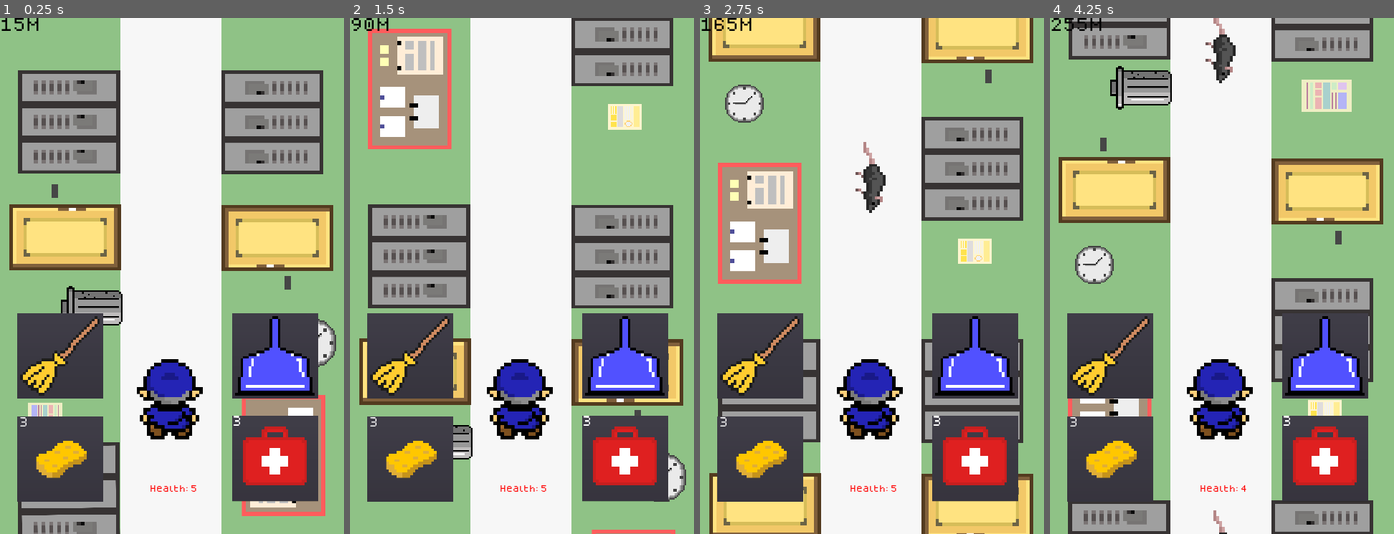
Above: before the commit, frames 1-4 (left to right).
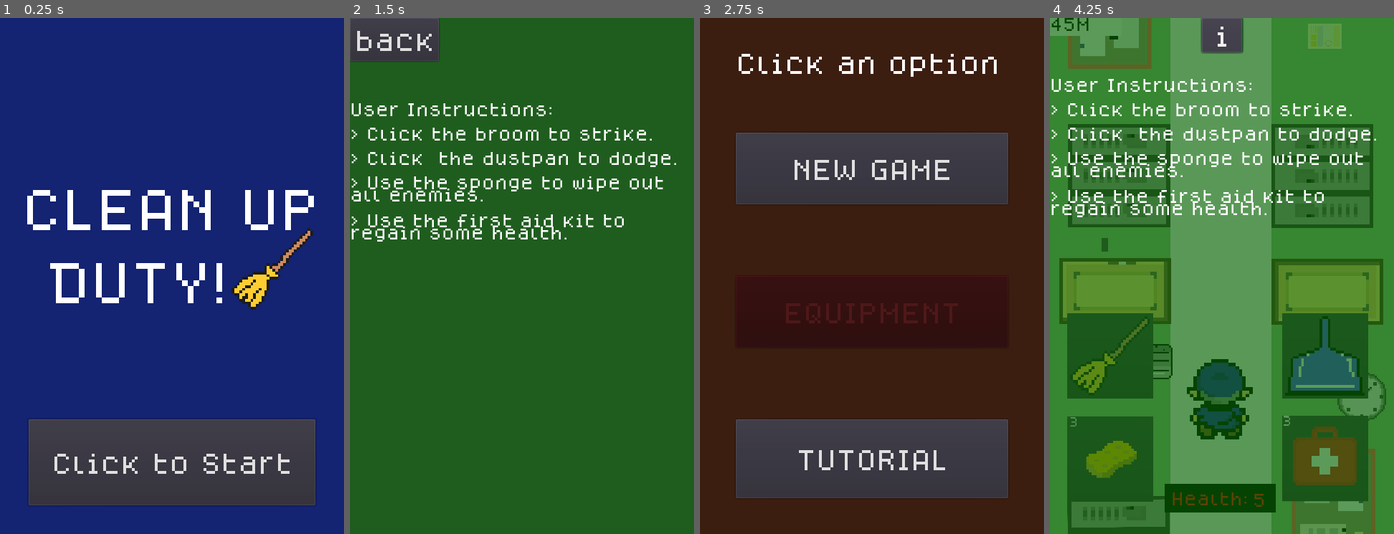
Above: after the commit, the same moments.

Repository: TheBroham7/Project-Sweep
Game: Godot game, scene res://scenes/title_screen.tscn
Same seed, same stepped clock (60 frames per second), same inputs: the game is played once before the commit and once after it. Before the commit the project starts from res://scenes/main.tscn.
Inputs (mouse positions are in pixels of both pictures, inside the frame that each line leads up to):
- Up to frame 1 (0.25 s): no input
- Up to frame 2 (1.5 s): click (522, 461) at 0.5 s, where only the run after the commit has a clickable "Click to Start"; click (522, 456) at 1.25 s, where only the run after the commit has a clickable "TUTORIAL"
- Up to frame 3 (2.75 s): click (744, 38) at 2 s, where only the run after the commit has a clickable "back"
- Up to frame 4 (4.25 s): click (1222, 167) at 2.75 s, where only the run after the commit has a clickable "NEW GAME"; click (1222, 33) at 3.5 s, where only the run after the commit has a clickable "i"

The runs differ from the first frame. In frame 1, 93% of the frame differs, in the area x 0-100%, y 0-100%; in frame 2, 98%; in frame 3, 94%; in frame 4, 99%.

Commit message:
menu-screens
added a title screen and music, added a menu screen, added a pause button, added boss music and fixed the distance requirement

Diff:
--- /dev/null
+++ b/Tutorial.gd
@@ -0,0 +1,7 @@
+extends Control
+
+func _ready():
+	$MenuMusic.play()
+
+func _on_Button_pressed():
+	get_tree().change_scene("res://scenes/main_menu.tscn")
--- a/project.godot
+++ b/project.godot
@@ -11,13 +11,17 @@
 [application]
 
 config/name="project_sweep"
-run/main_scene="res://scenes/main.tscn"
+run/main_scene="res://scenes/title_screen.tscn"
 
 [display]
 
 window/size/width=480
 window/size/height=720
 window/dpi/allow_hidpi=true
+
+[global]
+
+main=false
 
 [gui]
 
--- a/scenes/HUD.tscn
+++ b/scenes/HUD.tscn
@@ -4,7 +4,7 @@
 [ext_resource path="res://scripts/HUD.gd" type="Script" id=3]
 
 [sub_resource type="DynamicFont" id=2]
-size = 10
+size = 20
 font_data = ExtResource( 1 )
 
 [sub_resource type="DynamicFont" id=1]
@@ -17,23 +17,33 @@
 [node name="HealthBar" type="Position2D" parent="."]
 position = Vector2( -180, 650 )
 
-[node name="HealthLabel" type="Label" parent="HealthBar"]
-margin_left = 389.0
-margin_top = 2.0
-margin_right = 477.0
-margin_bottom = 16.0
+[node name="ColorRect" type="ColorRect" parent="HealthBar"]
+margin_left = 340.0
+margin_right = 495.0
+margin_bottom = 40.0
+color = Color( 0, 0, 0, 1 )
+
+[node name="HealthLabel" type="Label" parent="HealthBar/ColorRect"]
+margin_left = 9.0
+margin_top = 12.0
+margin_right = 127.0
+margin_bottom = 28.0
 custom_fonts/font = SubResource( 2 )
 text = "Health: "
 
-[node name="HealthNumber" type="Label" parent="HealthBar"]
-margin_left = 446.0
-margin_top = 2.0
-margin_right = 534.0
-margin_bottom = 16.0
+[node name="HealthNumber" type="Label" parent="HealthBar/ColorRect"]
+margin_left = 123.0
+margin_top = 14.0
+margin_right = 211.0
+margin_bottom = 30.0
 custom_fonts/font = SubResource( 2 )
 text = "5"
 
-[node name="Distance" type="Label" parent="."]
+[node name="ColorRect" type="ColorRect" parent="."]
+margin_right = 100.0
+margin_bottom = 25.0
+
+[node name="Distance" type="Label" parent="ColorRect"]
 margin_right = 74.0
 margin_bottom = 39.0
 custom_fonts/font = SubResource( 1 )
--- /dev/null
+++ b/scenes/Tutorial.tscn
@@ -0,0 +1,55 @@
+[gd_scene load_steps=6 format=2]
+
+[ext_resource path="res://assets/fonts/dogica/OTF/dogicapixel.otf" type="DynamicFontData" id=1]
+[ext_resource path="res://Tutorial.gd" type="Script" id=2]
+[ext_resource path="res://assets/music/menu_music.mp3" type="AudioStream" id=3]
+
+[sub_resource type="DynamicFont" id=2]
+size = 20
+font_data = ExtResource( 1 )
+
+[sub_resource type="DynamicFont" id=1]
+size = 32
+font_data = ExtResource( 1 )
+
+[node name="Tutorial" type="Control"]
+anchor_right = 1.0
+anchor_bottom = 1.0
+script = ExtResource( 2 )
+
+[node name="Background" type="ColorRect" parent="."]
+margin_right = 480.0
+margin_bottom = 720.0
+color = Color( 0.0352941, 0.403922, 0.0235294, 0.658824 )
+
+[node name="RichTextLabel" type="RichTextLabel" parent="Background"]
+margin_right = 476.0
+margin_bottom = 4142.0
+custom_fonts/normal_font = SubResource( 2 )
+text = "
+
+
+
+
+
+
+User Instructions:
+
+> Click the broom to strike.
+
+> Click  the dustpan to dodge.
+
+> Use the sponge to wipe out all enemies.
+
+> Use the first aid kit to regain some health. "
+
+[node name="Button" type="Button" parent="Background"]
+margin_right = 120.0
+margin_bottom = 60.0
+custom_fonts/font = SubResource( 1 )
+text = "back"
+
+[node name="MenuMusic" type="AudioStreamPlayer" parent="."]
+stream = ExtResource( 3 )
+
+[connection signal="pressed" from="Background/Button" to="." method="_on_Button_pressed"]
--- a/scenes/broom.tscn
+++ b/scenes/broom.tscn
@@ -4,6 +4,7 @@
 [ext_resource path="res://scripts/broom.gd" type="Script" id=2]
 
 [node name="Sprite" type="Sprite"]
+position = Vector2( 246, 246 )
 scale = Vector2( 0.1, 0.1 )
 texture = ExtResource( 1 )
 script = ExtResource( 2 )
--- a/scenes/main.tscn
+++ b/scenes/main.tscn
@@ -10,6 +10,10 @@
 [ext_resource path="res://assets/fonts/dogica/OTF/dogicapixel.otf" type="DynamicFontData" id=8]
 
 [sub_resource type="DynamicFont" id=1]
+size = 32
+font_data = ExtResource( 8 )
+
+[sub_resource type="DynamicFont" id=2]
 size = 20
 font_data = ExtResource( 8 )
 
@@ -46,23 +50,39 @@
 [node name="CanvasLayer" type="CanvasLayer" parent="."]
 layer = 100
 
-[node name="Pause" type="Control" parent="CanvasLayer"]
+[node name="Button" type="Button" parent="CanvasLayer"]
+pause_mode = 2
+anchor_left = 0.5
+anchor_right = 0.5
+margin_left = -28.5
+margin_right = 28.5
+margin_bottom = 48.0
+custom_fonts/font = SubResource( 1 )
+text = "i"
+
+[node name="Pause" type="Control" parent="CanvasLayer/Button"]
 pause_mode = 2
 visible = false
-margin_right = 486.0
+margin_left = -211.5
+margin_right = 274.5
 margin_bottom = 4123.0
 script = ExtResource( 7 )
 
-[node name="Background" type="ColorRect" parent="CanvasLayer/Pause"]
+[node name="Background" type="ColorRect" parent="CanvasLayer/Button/Pause"]
 margin_right = 499.0
 margin_bottom = 4169.0
 color = Color( 0.0352941, 0.403922, 0.0235294, 0.658824 )
 
-[node name="RichTextLabel" type="RichTextLabel" parent="CanvasLayer/Pause/Background"]
+[node name="RichTextLabel" type="RichTextLabel" parent="CanvasLayer/Button/Pause/Background"]
 margin_right = 476.0
 margin_bottom = 4142.0
-custom_fonts/normal_font = SubResource( 1 )
-text = "User Instructions:
+custom_fonts/normal_font = SubResource( 2 )
+text = "
+
+
+
+
+User Instructions:
 
 > Click the broom to strike.
 
@@ -70,9 +90,14 @@
 
 > Use the sponge to wipe out all enemies.
 
-> Use the first aid kit to regain some health.
+> Use the first aid kit to regain some health. "
 
-press p to continue playing!"
+[node name="button_dupe" type="Button" parent="CanvasLayer/Button/Pause"]
+margin_left = 212.0
+margin_right = 268.0
+margin_bottom = 48.0
+custom_fonts/font = SubResource( 1 )
+text = "i"
 
 [connection signal="body_entered" from="Player" to="Player" method="_on_Player_body_entered"]
 [connection signal="game_over" from="Player" to="." method="_on_Player_game_over"]
@@ -86,3 +111,7 @@
 [connection signal="block" from="weapon_buttons" to="Player" method="_on_weapon_buttons_block"]
 [connection signal="broom" from="weapon_buttons" to="Player" method="_on_weapon_buttons_broom"]
 [connection signal="swing" from="weapon_buttons" to="Player" method="_on_weapon_buttons_swing"]
+[connection signal="pressed" from="CanvasLayer/Button" to="CanvasLayer/Button/Pause" method="_on_Button_pressed"]
+[connection signal="pressed" from="CanvasLayer/Button/Pause/button_dupe" to="CanvasLayer/Button/Pause" method="_on_button_dupe_pressed"]
+
+[editable path="SchoolBackground"]
--- /dev/null
+++ b/scenes/main_menu.gd
@@ -0,0 +1,10 @@
+extends Control
+
+func _ready():
+	$MenuMusic.play()
+
+func _on_new_game_pressed():
+	get_tree().change_scene("res://scenes/main.tscn")
+
+func _on_tutorial_pressed():
+	get_tree().change_scene("res://scenes/Tutorial.tscn")
--- /dev/null
+++ b/scenes/main_menu.tscn
@@ -0,0 +1,59 @@
+[gd_scene load_steps=5 format=2]
+
+[ext_resource path="res://assets/fonts/dogica/OTF/dogicapixel.otf" type="DynamicFontData" id=1]
+[ext_resource path="res://scenes/main_menu.gd" type="Script" id=2]
+[ext_resource path="res://assets/music/menu_music.mp3" type="AudioStream" id=3]
+
+[sub_resource type="DynamicFont" id=1]
+size = 32
+font_data = ExtResource( 1 )
+
+[node name="main_menu" type="Control"]
+anchor_right = 1.0
+anchor_bottom = 1.0
+script = ExtResource( 2 )
+
+[node name="ColorRect" type="ColorRect" parent="."]
+margin_right = 480.0
+margin_bottom = 720.0
+color = Color( 0.239216, 0.121569, 0.0705882, 1 )
+
+[node name="new_game" type="Button" parent="."]
+margin_left = 50.0
+margin_top = 160.0
+margin_right = 430.0
+margin_bottom = 260.0
+custom_fonts/font = SubResource( 1 )
+text = "NEW GAME"
+
+[node name="equipment" type="Button" parent="."]
+modulate = Color( 0.827451, 0.258824, 0.258824, 1 )
+margin_left = 50.0
+margin_top = 360.0
+margin_right = 430.0
+margin_bottom = 460.0
+custom_fonts/font = SubResource( 1 )
+disabled = true
+text = "EQUIPMENT"
+
+[node name="tutorial" type="Button" parent="."]
+margin_left = 50.0
+margin_top = 560.0
+margin_right = 430.0
+margin_bottom = 670.0
+custom_fonts/font = SubResource( 1 )
+text = "TUTORIAL"
+
+[node name="Label" type="Label" parent="."]
+margin_left = 50.0
+margin_top = 50.0
+margin_right = 430.0
+margin_bottom = 100.0
+custom_fonts/font = SubResource( 1 )
+text = "Click an option"
+
+[node name="MenuMusic" type="AudioStreamPlayer" parent="."]
+stream = ExtResource( 3 )
+
+[connection signal="pressed" from="new_game" to="." method="_on_new_game_pressed"]
+[connection signal="pressed" from="tutorial" to="." method="_on_tutorial_pressed"]
--- a/scenes/player.tscn
+++ b/scenes/player.tscn
@@ -76,5 +76,8 @@
 [node name="Damage" type="AudioStreamPlayer" parent="."]
 stream = ExtResource( 15 )
 
+[node name="broom_spawn" type="Position2D" parent="."]
+position = Vector2( -424.444, -437.778 )
+
 [connection signal="dead" from="." to="." method="_on_Player_dead"]
 [connection signal="timeout" from="AnimationTimer" to="." method="_on_AnimationTimer_timeout"]
--- a/scenes/school_background.tscn
+++ b/scenes/school_background.tscn
@@ -12,6 +12,7 @@
 [ext_resource path="res://assets/background/poster_3.png" type="Texture" id=10]
 [ext_resource path="res://scripts/SchoolBackground.gd" type="Script" id=11]
 [ext_resource path="res://assets/music/school_music.mp3" type="AudioStream" id=12]
+[ext_resource path="res://assets/music/boss_music.mp3" type="AudioStream" id=13]
 
 [node name="SchoolBackground" type="ParallaxBackground"]
 script = ExtResource( 11 )
@@ -260,3 +261,6 @@
 
 [node name="Music" type="AudioStreamPlayer" parent="."]
 stream = ExtResource( 12 )
+
+[node name="BossMusic" type="AudioStreamPlayer" parent="."]
+stream = ExtResource( 13 )
--- /dev/null
+++ b/scenes/title_screen.gd
@@ -0,0 +1,7 @@
+extends ColorRect
+
+func _ready():
+	$MenuMusic.play()
+
+func _on_clickable_pressed():
+	get_tree().change_scene("res://scenes/main_menu.tscn")
--- /dev/null
+++ b/scenes/title_screen.tscn
@@ -0,0 +1,51 @@
+[gd_scene load_steps=7 format=2]
+
+[ext_resource path="res://assets/fonts/dogica/OTF/dogicapixel.otf" type="DynamicFontData" id=1]
+[ext_resource path="res://scenes/title_screen.gd" type="Script" id=2]
+[ext_resource path="res://assets/weapons/weapon_broom.png" type="Texture" id=3]
+[ext_resource path="res://assets/music/menu_music.mp3" type="AudioStream" id=4]
+
+[sub_resource type="DynamicFont" id=1]
+size = 32
+font_data = ExtResource( 1 )
+
+[sub_resource type="DynamicFont" id=2]
+size = 64
+font_data = ExtResource( 1 )
+
+[node name="ColorRect" type="ColorRect"]
+margin_right = 480.0
+margin_bottom = 720.0
+color = Color( 0.0823529, 0.141176, 0.45098, 1 )
+script = ExtResource( 2 )
+
+[node name="clickable" type="Button" parent="."]
+anchor_top = 1.0
+anchor_right = 1.0
+anchor_bottom = 1.0
+margin_left = 40.0
+margin_top = -160.0
+margin_right = -40.0
+margin_bottom = -40.0
+custom_fonts/font = SubResource( 1 )
+text = "Click to Start"
+
+[node name="Label" type="Label" parent="."]
+margin_left = 30.0
+margin_top = 240.0
+margin_right = 450.0
+margin_bottom = 420.0
+custom_fonts/font = SubResource( 2 )
+text = "CLEAN UP
+
+ DUTY!"
+
+[node name="Sprite" type="Sprite" parent="."]
+position = Vector2( 380, 350 )
+scale = Vector2( 0.1, 0.1 )
+texture = ExtResource( 3 )
+
+[node name="MenuMusic" type="AudioStreamPlayer" parent="."]
+stream = ExtResource( 4 )
+
+[connection signal="pressed" from="clickable" to="." method="_on_clickable_pressed"]
--- a/scripts/HUD.gd
+++ b/scripts/HUD.gd
@@ -8,19 +8,19 @@
 var distance = 0
 
 func _ready():
-	$HealthBar/HealthLabel.add_color_override("font_color", Color.red)
-	$HealthBar/HealthNumber.add_color_override("font_color", Color.red)
+	$HealthBar/ColorRect/HealthLabel.add_color_override("font_color", Color.red)
+	$HealthBar/ColorRect/HealthNumber.add_color_override("font_color", Color.red)
+	$ColorRect/Distance.add_color_override("font_color", Color.black)
 
 
 func _on_Player_update_health(health):
-	$HealthBar/HealthNumber.text = str(health)
+	$HealthBar/ColorRect/HealthNumber.text = str(health)
 
 func update_score():
 	if score_increase:
 		distance += 1
-		if distance == 1000:
+		if distance == 3500:
 			emit_signal("boss_spawn")
 			emit_signal("stop_scroll")
 			score_increase = false
-	$Distance.add_color_override("font_color", Color.black)
-	$Distance.text = str(distance) + "M"
+	$ColorRect/Distance.text = str(distance) + "M"
--- a/scripts/Pause.gd
+++ b/scripts/Pause.gd
@@ -1,7 +1,11 @@
 extends Control
 
-func _input(event):
-	if event.is_action_pressed("pause"):
-		var new_pause_state = not get_tree().paused
-		get_tree().paused = new_pause_state
-		visible = new_pause_state
+func _on_Button_pressed():
+	var new_pause_state = not get_tree().paused
+	get_tree().paused = new_pause_state
+	visible = new_pause_state
+
+func _on_button_dupe_pressed():
+	var new_pause_state = not get_tree().paused
+	get_tree().paused = new_pause_state
+	visible = new_pause_state
--- a/scripts/main.gd
+++ b/scripts/main.gd
@@ -24,6 +24,8 @@
 func _on_HUD_boss_spawn():
 	# Spawn boss
 	$MobTimer.stop()
+	$SchoolBackground/Music.stop()
+	$SchoolBackground/BossMusic.play()
 	var boss = classroom_boss.instance()
 	boss.position = $BossSpawnPoint.position
 	add_child(boss)
Not shown, added: assets/music/boss_music.mp3.import
Not shown, added: assets/music/menu_music.mp3.import
Not shown: 1 places in scenes/main.tscn that only renumber resources
Not shown: 1 places in scenes/school_background.tscn that only renumber resources
Not shown, added: assets/music/boss_music.mp3
Not shown, added: assets/music/menu_music.mp3
